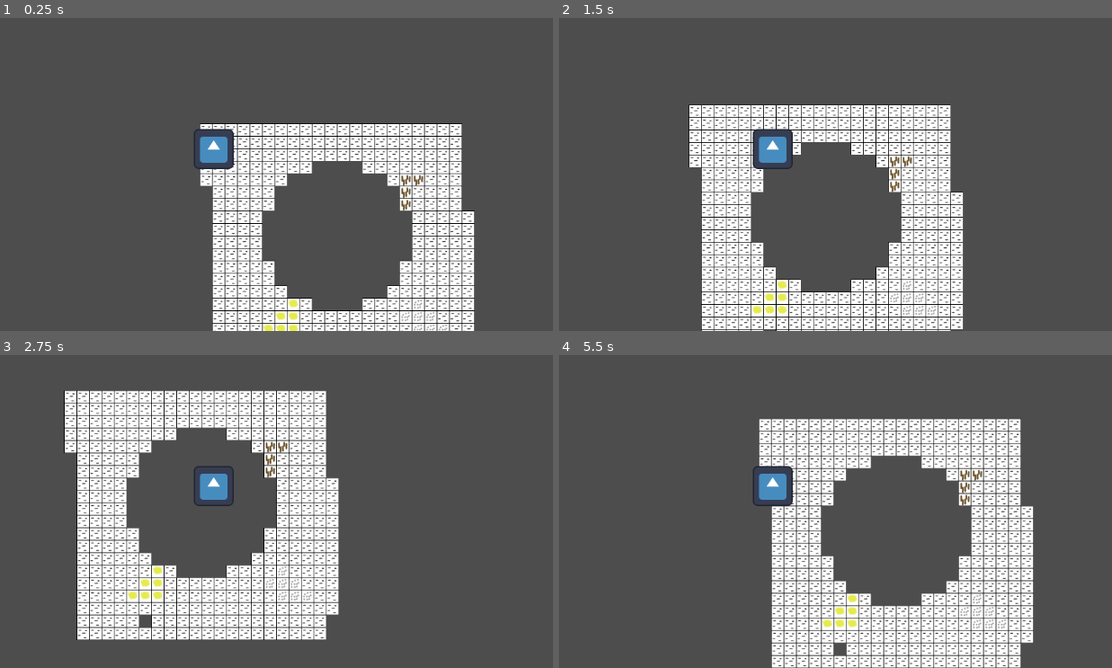
Above: before the commit, frames 1-4 (two rows, left to right).
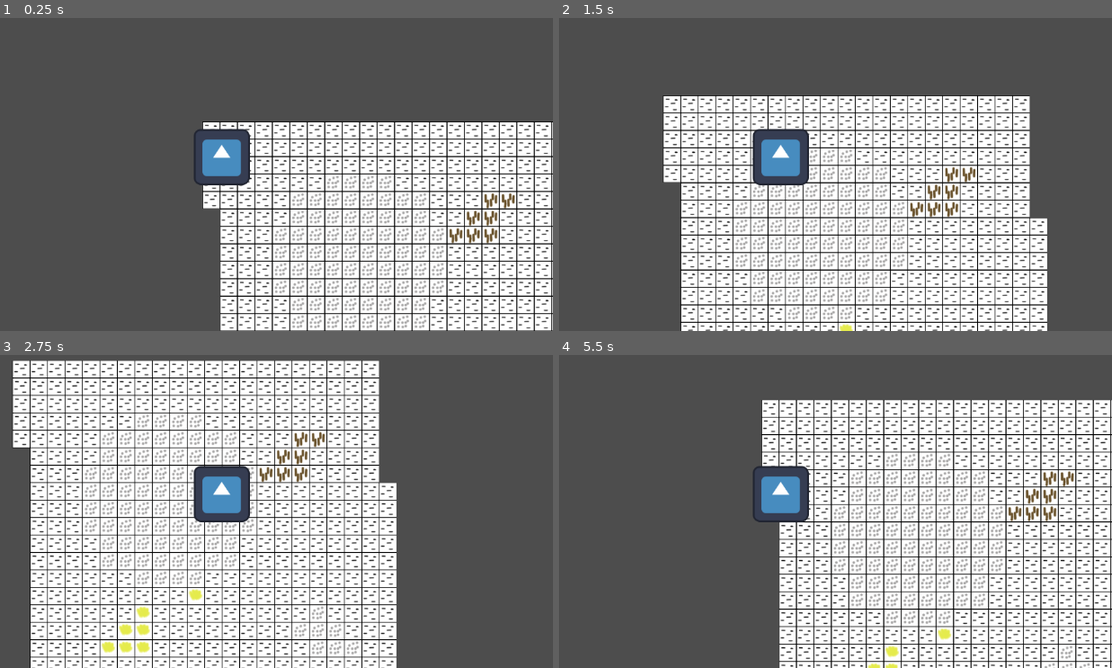
Above: after the commit, the same moments.

Repository: QuaaDev/Juego-Proyecto
Game: Godot game, scene res://Scene/Principal.tscn
Same seed, same stepped clock (60 frames per second), same inputs: the game is played once before the commit and once after it. The engine's default icon, where the game draws it, is replaced by a stand-in: a white triangle on a blue panel in a dark square.
Inputs:
- Up to frame 1 (0.25 s): no input
- Up to frame 2 (1.5 s): tap Enter at 0.5 s; hold Right (ui_right) 0.53-1.28 s; hold Down (ui_down) from 1.28 s (still down)
- Up to frame 3 (2.75 s): release Down (ui_down) at 2.03 s; hold Right (ui_right) from 2.03 s (still down)
- Up to frame 4 (5.5 s): release Right (ui_right) at 2.78 s; hold Up (ui_up) 2.78-3.53 s; hold Left (ui_left) 3.53-5.03 s; hold Down (ui_down) from 5.03 s (still down)

The runs differ from the first frame. In frame 1, 31% of the frame differs, in the area x 35-100%, y 33-100%; in frame 2, 36%; in frame 3, 50%, in the area x 2-72%, y 1-100%; in frame 4, 40%.

Commit message:
Volviendo el nodo a un objeto
Ahora el objeto se puede declarar por codigo de forma simple con una unica linea de codigo, falta implementar propiedades de cantidad de recursos y de editar tilemap segun el tipo de recurso y cantidad del mismo

Diff:
--- a/PartesIndividuales/Suelo/Scene/Player.tscn
+++ b/PartesIndividuales/Suelo/Scene/Player.tscn
@@ -18,4 +18,4 @@
 shape = SubResource("CircleShape2D_2t2qf")
 
 [node name="Camera2D" type="Camera2D" parent="."]
-zoom = Vector2(0.5, 0.5)
+zoom = Vector2(0.7, 0.7)
--- a/PartesIndividuales/Suelo/Scene/Principal.tscn
+++ b/PartesIndividuales/Suelo/Scene/Principal.tscn
@@ -1,9 +1,9 @@
-[gd_scene load_steps=9 format=3 uid="uid://ktpc5u1xfekm"]
+[gd_scene load_steps=8 format=3 uid="uid://ktpc5u1xfekm"]
 
 [ext_resource type="Texture2D" uid="uid://pd63m70gji" path="res://Assets/PisoBeta.png" id="1_gv26j"]
+[ext_resource type="Script" path="res://Script/ConstructorSuelo.gd" id="1_jcsad"]
 [ext_resource type="PackedScene" uid="uid://crlwn3x2guj00" path="res://Scene/Player.tscn" id="2_hyhpn"]
 [ext_resource type="Script" path="res://Script/Rompiendo el tilemap muajaja.gd" id="2_v4r4m"]
-[ext_resource type="Script" path="res://Script/Area2D.gd" id="4_prs2g"]
 
 [sub_resource type="LabelSettings" id="LabelSettings_d3b7q"]
 font_size = 45
@@ -19,33 +19,22 @@
 1:0/0/physics_layer_0/linear_velocity = Vector2(0, 0)
 1:0/0/physics_layer_0/angular_velocity = 0.0
 1:0/0/physics_layer_0/polygon_0/points = PackedVector2Array(20, 20, -20, 20, -20, -20, 20, -20)
-1:0/0/custom_data_0 = 100
 2:0/0 = 0
 2:0/0/physics_layer_0/linear_velocity = Vector2(0, 0)
 2:0/0/physics_layer_0/angular_velocity = 0.0
 2:0/0/physics_layer_0/polygon_0/points = PackedVector2Array(-20, -20, 20, -20, 20, 20, -20, 20)
-2:0/0/custom_data_1 = 100
 3:0/0 = 0
 3:0/0/physics_layer_0/linear_velocity = Vector2(0, 0)
 3:0/0/physics_layer_0/angular_velocity = 0.0
 3:0/0/physics_layer_0/polygon_0/points = PackedVector2Array(-20, -20, 20, -20, 20, 20, -20, 20)
-3:0/0/custom_data_2 = 100
 
 [sub_resource type="TileSet" id="TileSet_0yk5v"]
 tile_size = Vector2i(40, 40)
 physics_layer_0/collision_layer = 1
-custom_data_layer_0/name = "Hierro"
-custom_data_layer_0/type = 2
-custom_data_layer_1/name = "Comida"
-custom_data_layer_1/type = 2
-custom_data_layer_2/name = "Madera"
-custom_data_layer_2/type = 2
 sources/0 = SubResource("TileSetAtlasSource_7335a")
 
-[sub_resource type="CircleShape2D" id="CircleShape2D_a36ui"]
-radius = 240.0
-
 [node name="Node2D" type="Node"]
+script = ExtResource("1_jcsad")
 
 [node name="CanvasLayer" type="CanvasLayer" parent="."]
 visible = false
@@ -84,10 +73,3 @@
 position = Vector2(-380, -303)
 collision_layer = 2
 collision_mask = 0
-
-[node name="Area2D" type="Area2D" parent="."]
-script = ExtResource("4_prs2g")
-
-[node name="CollisionShape2D" type="CollisionShape2D" parent="Area2D"]
-position = Vector2(80, 40)
-shape = SubResource("CircleShape2D_a36ui")
--- /dev/null
+++ b/PartesIndividuales/Suelo/Scene/zona_recurso.tscn
@@ -0,0 +1,6 @@
+[gd_scene load_steps=2 format=3 uid="uid://cmmfrc3mghacf"]
+
+[ext_resource type="Script" path="res://Script/Area2D.gd" id="1_7pfvr"]
+
+[node name="ZonaRecurso" type="Area2D"]
+script = ExtResource("1_7pfvr")
--- a/PartesIndividuales/Suelo/Script/Area2D.gd
+++ b/PartesIndividuales/Suelo/Script/Area2D.gd
@@ -1,16 +1,15 @@
 extends Area2D
-@onready var collision_shape_2d = $CollisionShape2D
+class_name Zona_de_recursos
+var tipo_recurso : int #Recurso de la zona
+var radio_de_la_zona : int #Radio del Circle Shape
+var tamaño_cells : int #Cada cuantos pixeles se colocara una cell
+var coordenadas_shape : Vector2 #Coordenadas de la zona en el mapa
+var collision_shape_2d #Collisionshape que le dara hitbox
 @onready var tile_map = $"../TileMap"
-#Suponiendo que cada celda son de 40 pixeles
-var coordenadas_shape
-# Called when the node enters the scene tree for the first time.
-func _ready():
-	coordenadas_shape = collision_shape_2d.position #Tipo Vector2D
-	#Obtiene el centro del radio del circulo
-	obtener_cuadricula()
-func obtener_cuadricula():
+#Los nodos deben de estar a la misma altura para funcionar la ruta
+func editar_cuadricula():
 	var radio = collision_shape_2d.shape.radius  #Obtiene el radio
-	var tamaño_cuadricula = 40 #Declara el tamaño de las cuadriculas
+	var tamaño_cuadricula = tamaño_cells #Declara el tamaño de las cuadriculas
 	var lista_de_cuadriculas_a_actualizar = []
 	var centro_x
 	var centro_y
@@ -24,8 +23,33 @@
 				#Si pertenece a la ecuacion, se agrega a la lista de cuadriculas a actualizar
 				lista_de_cuadriculas_a_actualizar.append(Vector2(x + coordenadas_shape.x, y + coordenadas_shape.y))
 				# Guarda la cuadricula sumandole al eje X e Y la posicion central del circulo
-	print(lista_de_cuadriculas_a_actualizar)
+	#print(lista_de_cuadriculas_a_actualizar)
 	for i in lista_de_cuadriculas_a_actualizar: #Se actualiza las cuadriculas
 		tile_map.erase_cell(0, tile_map.local_to_map(i))
+		tile_map.set_cell(0,tile_map.local_to_map(i),0,Vector2(1,0),0)
+		#tile_map.set_cell(int layer:o,coordenadas de la cell: Vector2, source_id int, atlas_coordenadas Vector2(0,0),alternative_tile int)
+		#Con esos datos se cambia cell de manera individual
+		#layer: no se que es, coordenadas es la coordenada individual de la cell, se obtiene con local_to_map, source id no se que es, atlas coordenadas es
+		#la division del sprite en la cuadricula, alternative tile no se que es
 	pass
 #Probando git
+func iniciar_zona(recurso : int,radio : int, tamaño_cell : int, coordenadas_shape2 : Vector2):
+	#Se carga las propiedades del Area2D
+	tipo_recurso = recurso
+	radio_de_la_zona = radio
+	tamaño_cells = tamaño_cell
+	coordenadas_shape = coordenadas_shape2
+	#Se crea el collision shape
+	collision_shape_2d = CollisionShape2D.new()
+	collision_shape_2d.debug_color = Color(0,0,0,1)
+	collision_shape_2d.disabled = false
+	collision_shape_2d.one_way_collision = false
+	collision_shape_2d.one_way_collision_margin = 1.0
+	collision_shape_2d.position = coordenadas_shape
+	add_child(collision_shape_2d)
+	#Se crea el circleshape
+	var shape_circular = CircleShape2D.new()
+	shape_circular.radius = radio_de_la_zona
+	#Se le agrega el shape al collisionshape
+	collision_shape_2d.set_shape(shape_circular)
+	editar_cuadricula()
--- /dev/null
+++ b/PartesIndividuales/Suelo/Script/ConstructorSuelo.gd
@@ -0,0 +1,6 @@
+extends Node
+
+func _ready():
+	var recurso1 = Zona_de_recursos.new()
+	add_child(recurso1)
+	recurso1.iniciar_zona(0,200,40, Vector2(0,0))
